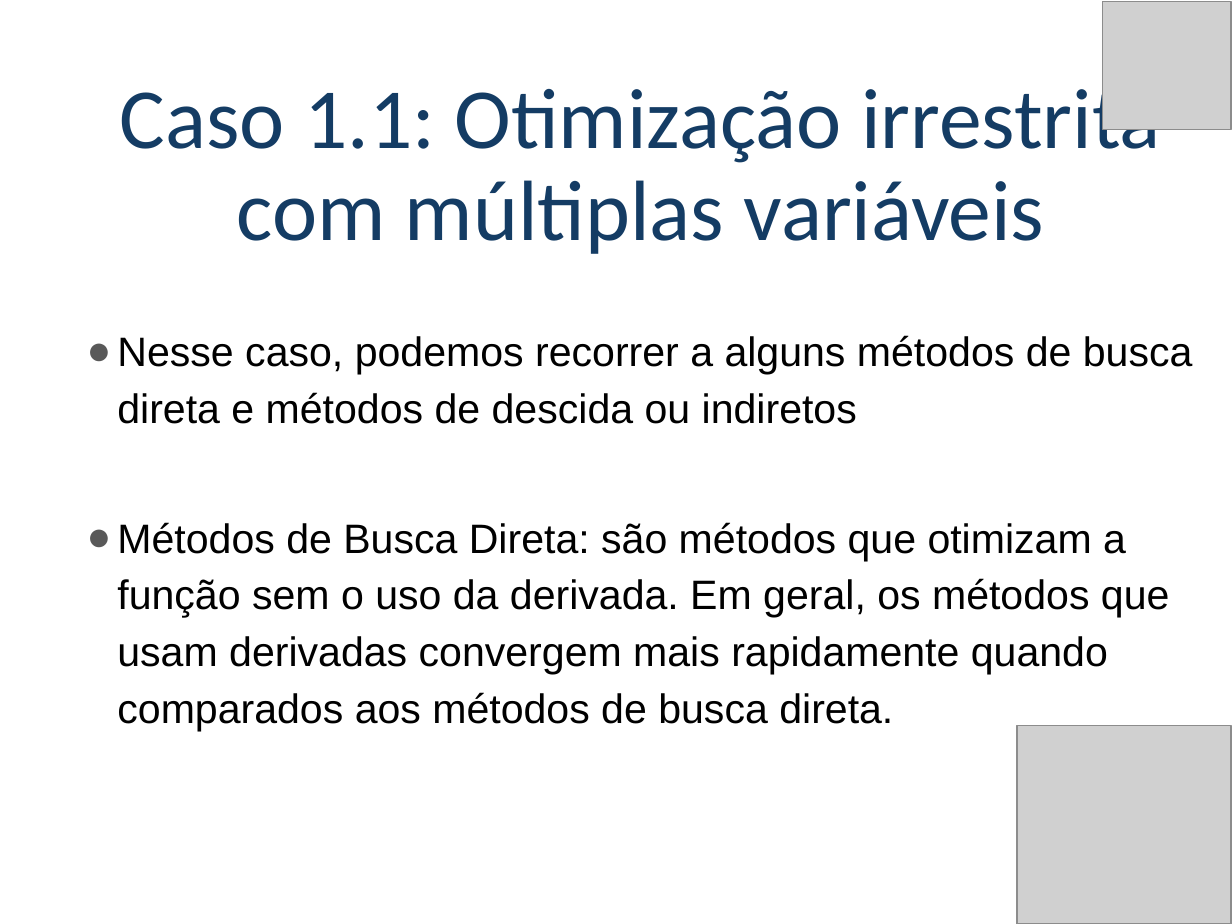
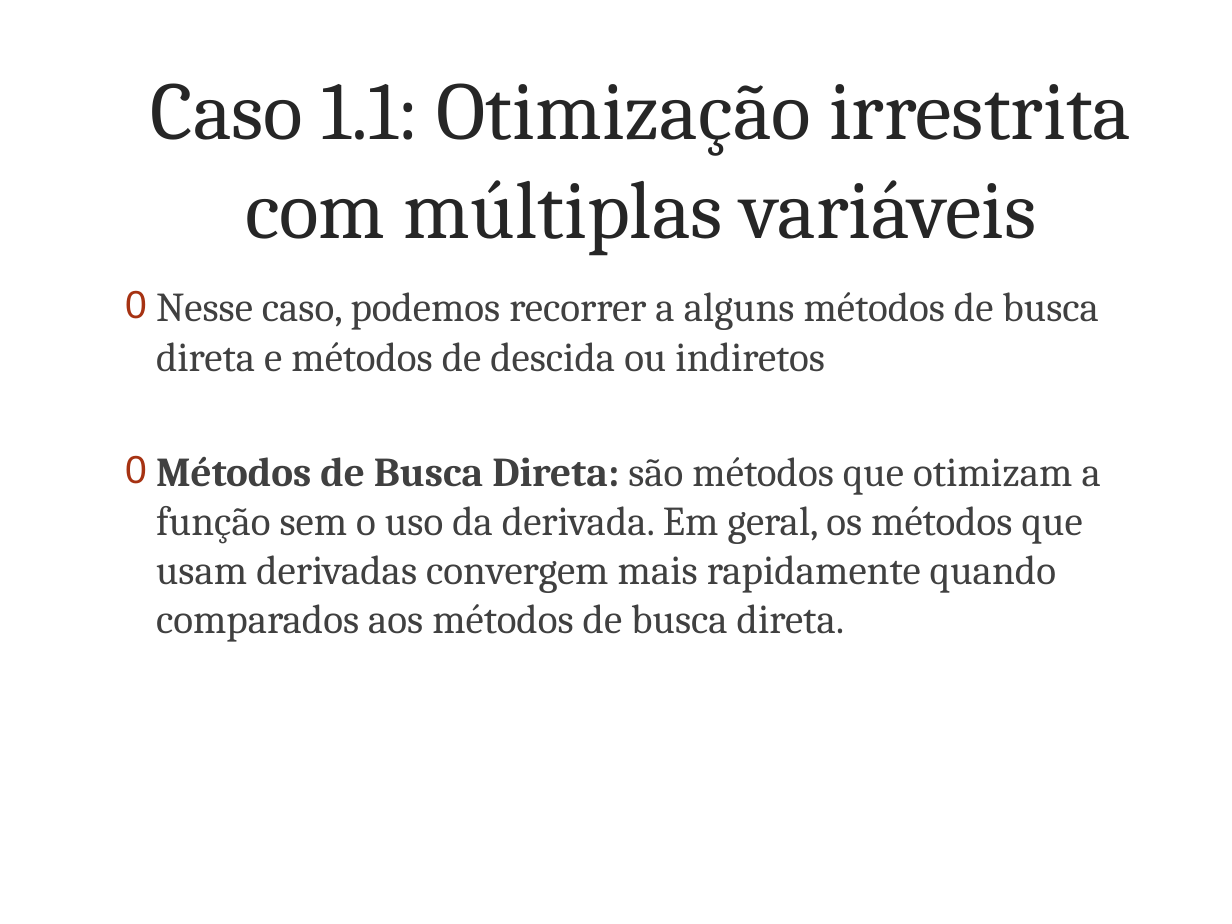
Before and after one commit to poparatodos/Pesquisa-Operacional-Para-Todos, a slide deck: slide 16 of assets/slides/po2/Programação Não Linear.pptx. Drawn at 1232x924 pixels with LibreOffice and Linux fonts; fonts in the diff are those of the drawing; grey boxes stand for pictures; background and template pictures are left out. Boxes give left, top, right and bottom in pixels: in the first picture for what was removed or moved away, otherwise in the second. Text is boxed around its words. In the diff, an @@ line names an element or a change of style, - is before the commit and + after.

Commit message:
feat: reestrutura conteúdo completo de PO II com 10 aulas e slides
Adiciona todas as aulas de PO II organizadas por unidade temática:
- Aulas 2 a 10 com vídeos, abas e slides respectivos
- Inclui slides de Grafos, Árvores Geradoras, Dijkstra, Otimização em Redes, PERT/CPM, Teoria dos Jogos, PI e PNL

```diff
--- a/assets/slides/po2/Programação Não Linear.pptx
+++ b/assets/slides/po2/Programação Não Linear.pptx
@@ picture removed at [1103,1,1231,129] @@
@@ title "Caso 1.1: Otimização irrestrita com ...": place and size @@
-title "Caso 1.1: Otimização irrestrita com ..." at [120,77,1161,254]
+title "Caso 1.1: Otimização irrestrita com ..." at [151,83,1131,256]
@@ title "Caso 1.1: Otimização irrestrita com ..." at [151,83,1131,256]: size 50 to 48 pt, font Calibri to Cambria, text colour #143C64 to #262626; line spacing 0.9 to 1; vertical alignment bottom to middle @@
@@ text "Nesse caso, podemos recorrer a ...": place and size @@
-text "Nesse caso, podemos recorrer a ..." at [117,335,1193,731]
+text "Nesse caso, podemos recorrer a ..." at [156,292,1101,642]
@@ text "Nesse caso, podemos recorrer a ..." at [156,292,1101,642]: font Arial to Cambria, text colour #000000 to #404040; bold on in "Métodos de Busca Direta:"; bullet ● to 0; line spacing 1.15 to 1; more space between paragraphs; bullet colour #595959 to #A63212; less space between paragraphs @@
@@ picture removed at [1016,726,1231,924] @@
```
Also in this commit, not shown: 31 other slides changed, 11 other files.
